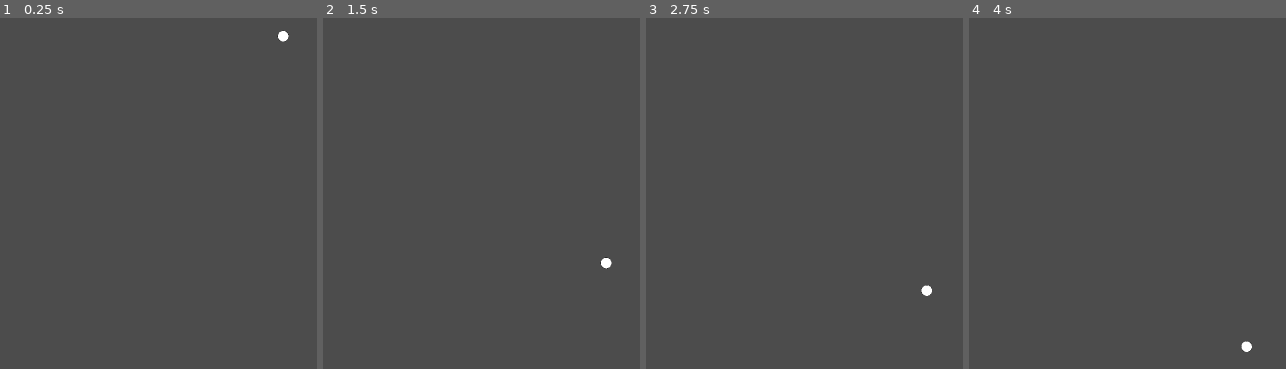
Above: before the commit, frames 1-4 (left to right).
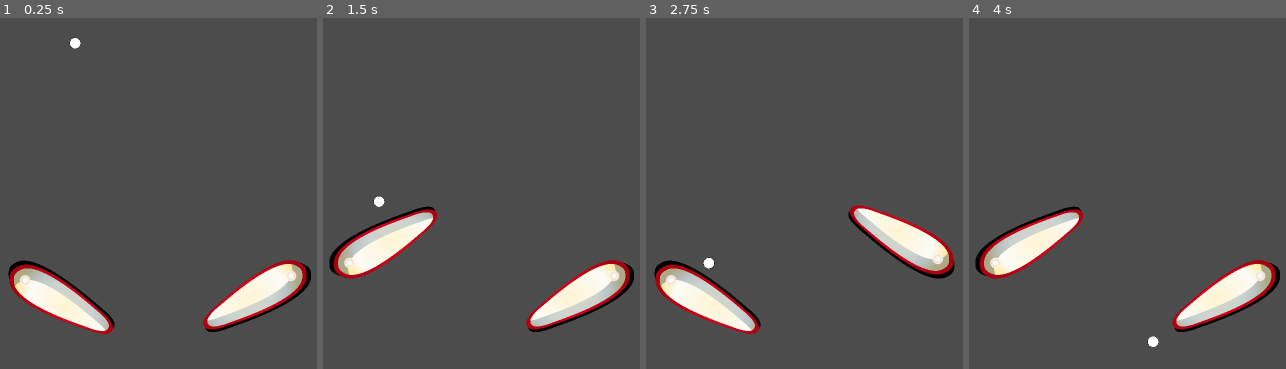
Above: after the commit, the same moments.

Repository: Crazycolbster/2PPinball
Game: Godot game, scene res://Main.tscn
Same seed, same stepped clock (60 frames per second), same inputs: the game is played once before the commit and once after it.
Inputs:
- Up to frame 1 (0.25 s): no input
- Up to frame 2 (1.5 s): hold Right (ui_right) 0.53-1.28 s; hold Left (ui_left) from 1.28 s (still down)
- Up to frame 3 (2.75 s): release Left (ui_left) at 2.03 s; hold Right (ui_right) from 2.03 s (still down)
- Up to frame 4 (4 s): tap Enter at 3.5 s; release Right (ui_right) at 3.53 s; hold Left (ui_left) from 3.53 s (still down)

The runs differ from the first frame. In frame 1, 7.1% of the frame differs, in the area x 2-99%, y 3-91%; in frame 2, 7.1%; in frame 3, 7.1%, in the area x 2-98%, y 53-91%; in frame 4, 7.1%.

Commit message:
Added Flippers. They change position instantly, thereby teleporting through the ball. I'll Need to figure out how to make it a contunious process instead.

Diff:
--- /dev/null
+++ b/Flipper (Try 2).gd
@@ -0,0 +1,7 @@
+extends RigidBody2D
+
+func _physics_process(delta):
+	if Input.is_action_pressed("ui_left"):
+		set_rotation_degrees(-30)
+	else:
+		set_rotation_degrees(30)
--- /dev/null
+++ b/Flipper (Try 2).tscn
@@ -0,0 +1,16 @@
+[gd_scene load_steps=3 format=2]
+
+[ext_resource path="res://Flipper (Try 2).gd" type="Script" id=1]
+[ext_resource path="res://Flipper.png" type="Texture" id=2]
+
+[node name="Left Flipper" type="RigidBody2D"]
+script = ExtResource( 1 )
+
+[node name="Flipper" type="Sprite" parent="."]
+position = Vector2( 115.592, 0 )
+rotation = 3.14159
+scale = Vector2( 0.1, 0.1 )
+texture = ExtResource( 2 )
+
+[node name="CollisionPolygon2D" type="CollisionPolygon2D" parent="."]
+polygon = PoolVector2Array( 15.5051, -22.7933, 40.5178, -33.6479, 78.7447, -36.4795, 122.635, -33.6479, 185.403, -22.7933, 219.854, -14.2984, 233.068, -6.74744, 236.844, 0.803558, 233.54, 9.77037, 222.214, 18.7372, 178.323, 29.1198, 117.915, 39.0305, 88.1835, 41.3902, 50.9004, 39.9743, 17.8648, 30.5356, 5.59447, 17.3214, 0.403152, 0.331619 )
--- /dev/null
+++ b/Flipper.gd
@@ -0,0 +1,7 @@
+extends KinematicBody2D
+
+func _physics_process(delta):
+	if Input.is_action_pressed("ui_right"):
+		set_rotation_degrees(30)
+	else:
+		set_rotation_degrees(-30)
--- /dev/null
+++ b/Flipper.tscn
@@ -0,0 +1,22 @@
+[gd_scene load_steps=4 format=2]
+
+[ext_resource path="res://Flipper.png" type="Texture" id=1]
+[ext_resource path="res://Flipper.gd" type="Script" id=2]
+
+[sub_resource type="CapsuleShape2D" id=1]
+radius = 43.4466
+height = 146.214
+
+[node name="Right Flipper" type="KinematicBody2D"]
+script = ExtResource( 2 )
+
+[node name="Flipper" type="Sprite" parent="."]
+position = Vector2( -114.681, 0.943878 )
+scale = Vector2( 0.1, 0.1 )
+texture = ExtResource( 1 )
+
+[node name="CollisionShape2D" type="CollisionShape2D" parent="."]
+position = Vector2( -115.153, 1.41582 )
+rotation = 1.5708
+z_index = 90
+shape = SubResource( 1 )
--- a/Main.tscn
+++ b/Main.tscn
@@ -1,12 +1,14 @@
-[gd_scene load_steps=3 format=2]
+[gd_scene load_steps=5 format=2]
 
 [ext_resource path="res://Ball.tscn" type="PackedScene" id=1]
 [ext_resource path="res://Ball.gd" type="Script" id=2]
+[ext_resource path="res://Flipper.tscn" type="PackedScene" id=3]
+[ext_resource path="res://Flipper (Try 2).tscn" type="PackedScene" id=4]
 
 [node name="Main" type="Node2D"]
 
 [node name="Ball" parent="." instance=ExtResource( 1 )]
-position = Vector2( 608.326, 49.6791 )
+position = Vector2( 192.326, 63.6791 )
 script = ExtResource( 2 )
 
 [node name="StaticBody2D" type="StaticBody2D" parent="."]
@@ -15,3 +17,13 @@
 position = Vector2( 37.9412, 33.118 )
 scale = Vector2( 1.41678, 1.17743 )
 polygon = PoolVector2Array( 23.1033, 24.1661, 23.1032, 265.782, 29.6927, 303.792, 23.1032, 331.298, 23.1033, 581.536, 8 …(282 unchanged characters)…
+
+[node name="Right Flipper" parent="." instance=ExtResource( 3 )]
+position = Vector2( 654.148, 526.143 )
+rotation = 5.75959
+motion/sync_to_physics = true
+
+[node name="Left Flipper" parent="." instance=ExtResource( 4 )]
+position = Vector2( 63.5209, 531.094 )
+mode = 1
+continuous_cd = 2
Binary file added: Flipper.png
Not shown, added: Flipper.png.import
Not shown, removed: .Game Ideas.autosave.xopp
